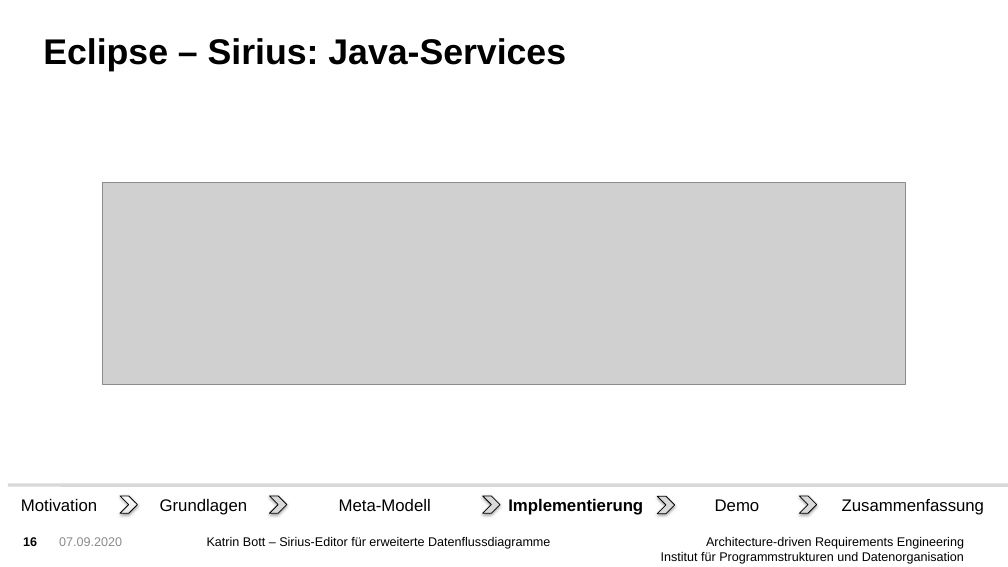
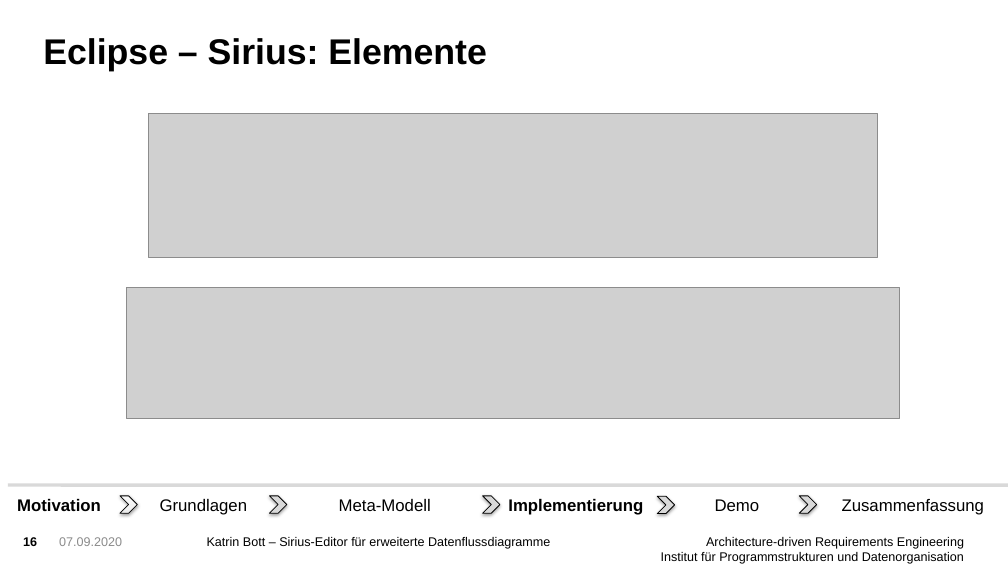
Before and after one commit to FluidTrust/Palladio-Supporting-DataFlowDiagramConfidentiality, a slide deck: slide 16 of bundles/org.palladiosimulator.dataflow.diagram.characterized.editor.sirius/presentation/presentation_bott.pptx. Drawn at 1008x567 pixels with LibreOffice and Linux fonts; fonts in the diff are those of the drawing; grey boxes stand for pictures; background and template pictures are left out. Boxes give left, top, right and bottom in pixels: in the first picture for what was removed or moved away, otherwise in the second. Text is boxed around its words. In the diff, an @@ line names an element or a change of style, - is before the commit and + after.

```diff
--- a/bundles/org.palladiosimulator.dataflow.diagram.characterized.editor.sirius/presentation/presentation_bott.pptx
+++ b/bundles/org.palladiosimulator.dataflow.diagram.characterized.editor.sirius/presentation/presentation_bott.pptx
@@ text at box(43, 38, 486, 71): text changed @@
-Eclipse – Sirius: Java-Services
+Eclipse – Sirius: Elemente
@@ picture added at box(148, 113, 877, 257) @@
@@ picture removed at box(103, 183, 905, 385) @@
@@ picture added at box(126, 287, 900, 419) @@
@@ text "Motivation" at box(17, 499, 101, 511): bold on @@
```
Also in this commit, not shown: 15 other slides changed, 1 slide removed, 2 other files.
